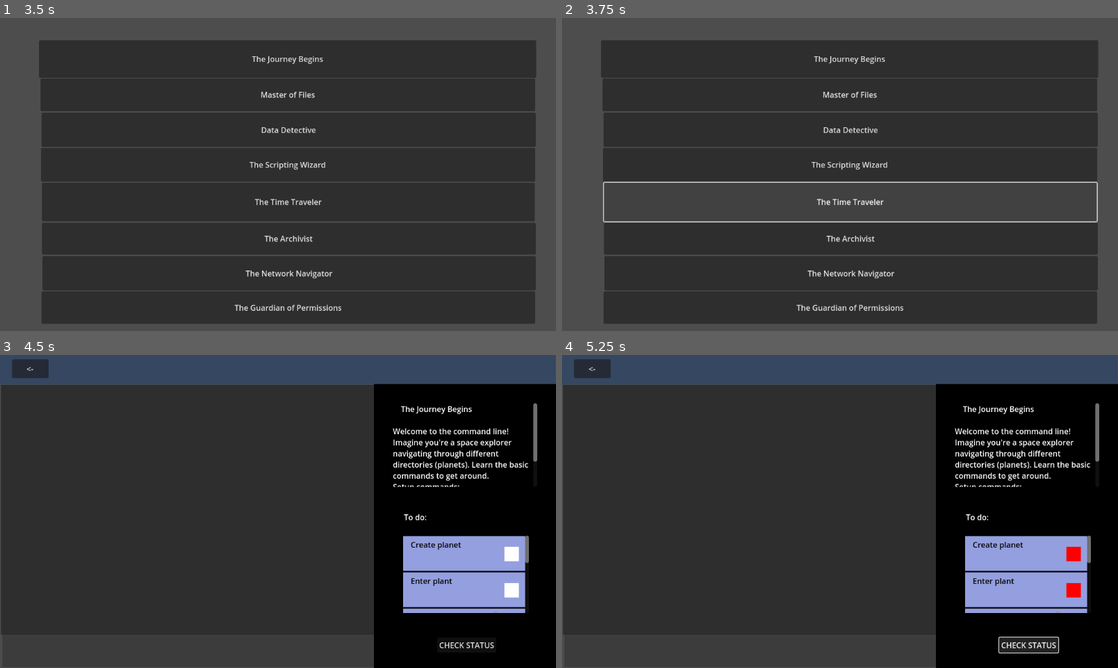
Above: before the commit, frames 1-4 (two rows, left to right).
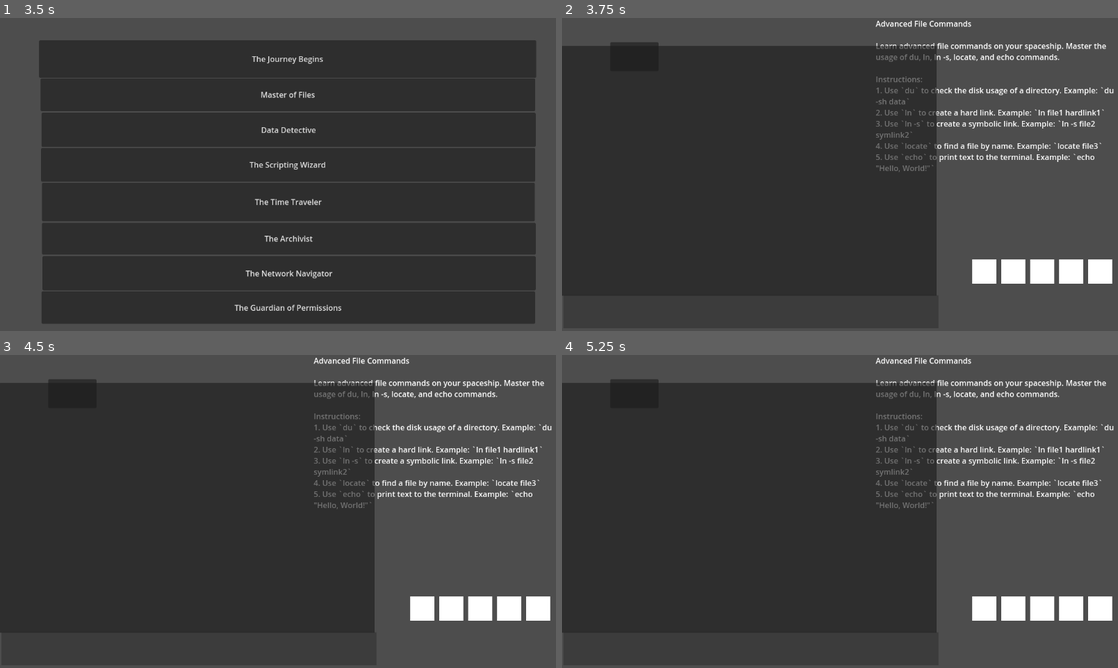
Above: after the commit, the same moments.

Repository: Pradeepaa001/Essentials
Game: Godot game, scene res://Scenes/main.tscn
The game is run twice, just before and just after one commit, with the same random seed, the same clock (stepped at 60 frames per second) and the same inputs.
Inputs (mouse positions are in pixels of both pictures, inside the frame that each line leads up to; where the layout moved, square brackets give the same spot in the first picture):
- Up to frame 1 (3.5 s): click "LEVELS" at 0.5 s; click "The Journey Begins" at 1.25 s; click (189, 312) at 2.02 s; type "12" at 2.1 s; click "<-" at 2.75 s
- Up to frame 2 (3.75 s): click "The Time Traveler" at 3.5 s
- Up to frame 3 (4.5 s): click (72, 392) [289, 395] at 4.25 s
- Up to frame 4 (5.25 s): click (1029, 646) at 5 s, where only the run before the commit has a clickable "CHECK STATUS"

Frame 1 is identical in both runs. In frame 2, 32% of the frame differs, in the area x 0-100%, y 0-98%; in frame 3, 31%; in frame 4, 31%.

Commit message:
fifth level added

Diff:
--- /dev/null
+++ b/Scenes/5_terminal.tscn
@@ -0,0 +1,17 @@
+[gd_scene load_steps=2 format=3 uid="uid://r3rsq2q3v6ng"]
+
+[ext_resource type="Script" path="res://Scripts/terminal.gd" id="1_il6n4"]
+
+[node name="5terminal" type="Node2D"]
+script = ExtResource("1_il6n4")
+
+[node name="input" type="LineEdit" parent="."]
+offset_top = 548.0
+offset_right = 600.0
+offset_bottom = 648.0
+
+[node name="TextEdit" type="TextEdit" parent="."]
+offset_right = 600.0
+offset_bottom = 548.0
+
+[connection signal="text_submitted" from="input" to="." method="_on_line_edit_text_submitted"]
--- /dev/null
+++ b/Scenes/level_5.tscn
@@ -0,0 +1,52 @@
+[gd_scene load_steps=3 format=3 uid="uid://nwvy8u5bchb8"]
+
+[ext_resource type="Script" path="res://Scripts/level5.gd" id="1_j5051"]
+[ext_resource type="PackedScene" uid="uid://dwsqlli5p3aga" path="res://Scenes/terminal.tscn" id="2_2pj54"]
+
+[node name="level5" type="Node2D"]
+script = ExtResource("1_j5051")
+
+[node name="RichTextLabel" type="RichTextLabel" parent="."]
+offset_left = 650.0
+offset_right = 1150.0
+offset_bottom = 348.0
+
+[node name="Button" type="Button" parent="."]
+offset_left = 100.0
+offset_top = 50.0
+offset_right = 200.0
+offset_bottom = 110.0
+
+[node name="colorrectcontainer" type="Control" parent="."]
+layout_mode = 3
+anchors_preset = 0
+offset_left = 850.0
+offset_top = 500.0
+offset_right = 1150.0
+offset_bottom = 610.0
+
+[node name="ColorRect" type="ColorRect" parent="colorrectcontainer"]
+offset_right = 50.0
+offset_bottom = 50.0
+
+[node name="ColorRect2" type="ColorRect" parent="colorrectcontainer"]
+offset_left = 60.0
+offset_right = 110.0
+offset_bottom = 50.0
+
+[node name="ColorRect3" type="ColorRect" parent="colorrectcontainer"]
+offset_left = 120.0
+offset_right = 170.0
+offset_bottom = 50.0
+
+[node name="ColorRect4" type="ColorRect" parent="colorrectcontainer"]
+offset_left = 180.0
+offset_right = 230.0
+offset_bottom = 50.0
+
+[node name="ColorRect5" type="ColorRect" parent="colorrectcontainer"]
+offset_left = 240.0
+offset_right = 290.0
+offset_bottom = 50.0
+
+[node name="Terminal" parent="." instance=ExtResource("2_2pj54")]
--- /dev/null
+++ b/Scripts/level5.gd
@@ -0,0 +1,87 @@
+extends Node2D
+
+var level_title = "Advanced File Commands"
+var level_description = """
+Learn advanced file commands on your spaceship. Master the usage of du, ln, ln -s, locate, and echo commands.
+
+Instructions:
+1. Use `du` to check the disk usage of a directory. Example: `du -sh data`
+2. Use `ln` to create a hard link. Example: `ln file1 hardlink1`
+3. Use `ln -s` to create a symbolic link. Example: `ln -s file2 symlink2`
+4. Use `locate` to find a file by name. Example: `locate file3`
+5. Use `echo` to print text to the terminal. Example: `echo "Hello, World!"`
+"""
+
+var level_setup_commands = [
+	"mkdir data",
+	"cd data",
+	"touch file1 file2 file3",
+	"echo 'This is file1' > file1",
+	"echo 'This is file2' > file2",
+	"echo 'This is file3' > file3",
+	"cd ..",
+	"updatedb"
+]
+var level_congrats_message = "Great job! You've mastered advanced file commands."
+
+func _ready():
+	var output = $RichTextLabel
+	output.text = level_title + "\n" + level_description + "\n"
+
+func task1_status() -> bool:
+	var commandline = $Terminal
+	var du_output = commandline.execute("du -sh data").split("\t")
+	if du_output.size() == 2 and du_output[1].strip_edges() == "data":
+		return true
+	return false
+
+func task2_status() -> bool:
+	var commandline = $Terminal
+	return commandline.execute("ls").find("hardlink1") != -1
+
+func task3_status() -> bool:
+	var commandline = $Terminal
+	return commandline.execute("ls").find("symlink2") != -1
+
+func task4_status() -> bool:
+	var commandline = $Terminal
+	return commandline.execute("locate file3").find("data/file3") != -1
+
+func task5_status() -> bool:
+	var commandline = $Terminal
+	var echo_output = commandline.execute("echo 'Hello, World!'").strip_edges()
+	return echo_output == "Hello, World!"
+
+func update_icons():
+	if task1_status():
+		$ColorRect1.color = Color(0, 1, 0)
+	else:
+		$ColorRect1.color = Color(1, 0, 0)
+
+	if task2_status():
+		$ColorRect2.color = Color(0, 1, 0)
+	else:
+		$ColorRect2.color = Color(1, 0, 0)
+
+	if task3_status():
+		$ColorRect3.color = Color(0, 1, 0)
+	else:
+		$ColorRect3.color = Color(1, 0, 0)
+
+	if task4_status():
+		$ColorRect4.color = Color(0, 1, 0)
+	else:
+		$ColorRect4.color = Color(1, 0, 0)
+
+	if task5_status():
+		$ColorRect5.color = Color(0, 1, 0)
+	else:
+		$ColorRect5.color = Color(1, 0, 0)
+
+func _on_check_button_pressed():
+	var output = $RichTextLabel
+	update_icons()
+	if task1_status() and task2_status() and task3_status() and task4_status() and task5_status():
+		output.text += "\nAll tasks completed\n" + level_congrats_message
+	else:
+		output.text += "\nTasks are not completed\n"
--- a/Scripts/level_selector.gd
+++ b/Scripts/level_selector.gd
@@ -22,7 +22,7 @@
 
 
 func _on_button_5_pressed():
-	get_tree().change_scene_to_file("res://terminal.gd")
+	get_tree().change_scene_to_file("res://Scenes/level_5.tscn")
 
 
 func _on_button_6_pressed():
